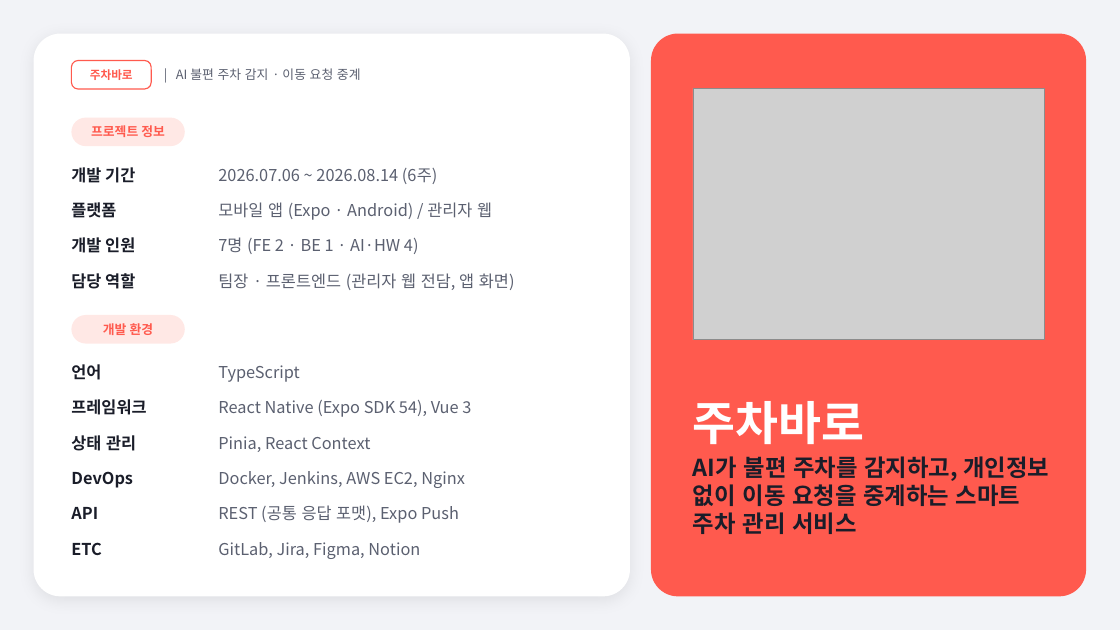
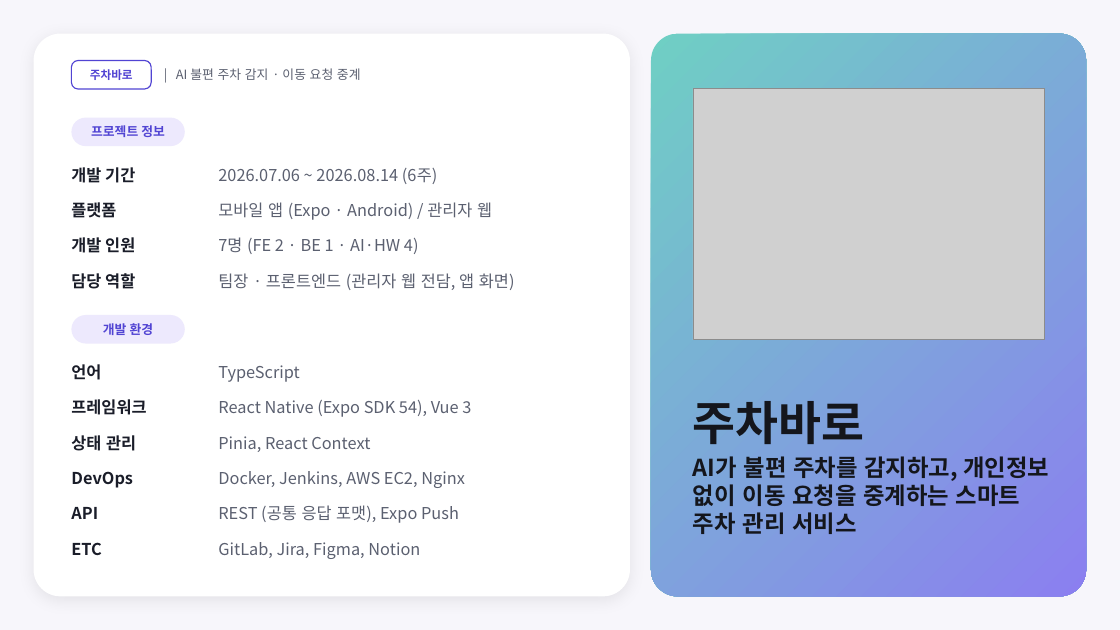
Before and after one commit to nias0ng/juchabaro, a slide deck: slide 1 of frontend/baro-app/docs/design-system/portfolio/deck/주차바로-포트폴리오.pptx. Drawn at 1120x630 pixels with LibreOffice and Linux fonts; fonts in the diff are those of the drawing; grey boxes stand for pictures. Boxes give left, top, right and bottom in pixels: in the first picture for what was removed or moved away, otherwise in the second. Text is boxed around its words. In the diff, an @@ line names an element or a change of style, - is before the commit and + after.

```diff
--- a/frontend/baro-app/docs/design-system/portfolio/deck/주차바로-포트폴리오.pptx
+++ b/frontend/baro-app/docs/design-system/portfolio/deck/주차바로-포트폴리오.pptx
@@ background #F2F3F7 to #F7F6FB @@
@@ rounded rectangle at (651, 34, 1086, 597): fill #FF5A4E to gradient #6FCFC4 to #8B7FF0 @@
@@ rounded rectangle "주차바로" at (71, 60, 151, 89): text colour #FF5A4E to #5144D3; outline #FF5A4E 1 pt to #5144D3 1 pt @@
@@ rounded rectangle "프로젝트 정보" at (71, 118, 185, 146): text colour #FF5A4E to #5144D3; fill #FFE8E5 to #EDE9FD @@
@@ rounded rectangle "개발 환경" at (71, 315, 185, 344): text colour #FF5A4E to #5144D3; fill #FFE8E5 to #EDE9FD @@
@@ title "주차바로" at (693, 401, 865, 444): text colour #FFFFFF to #14161C @@
@@ text "AI가 불편 주차를 감지하고, 개인정보 ..." at (693, 456, 1049, 534): text colour #1A1D29 to #14161C @@
```
Also in this commit, not shown: 6 other slides changed, 2 other files.
